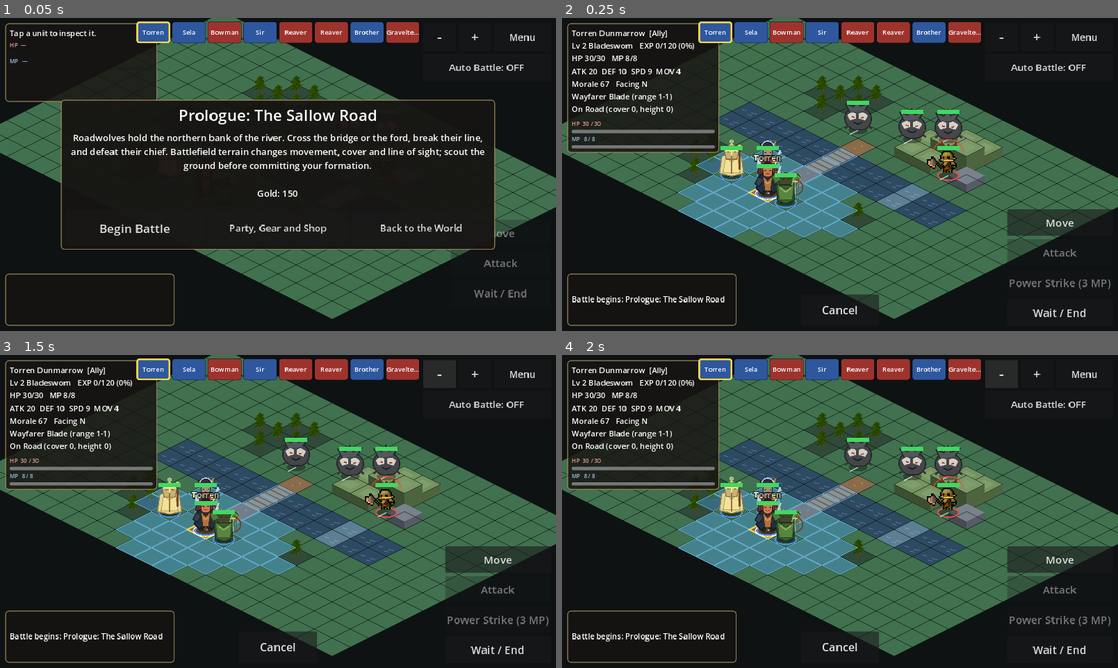
Above: before the commit, frames 1-4 (two rows, left to right).
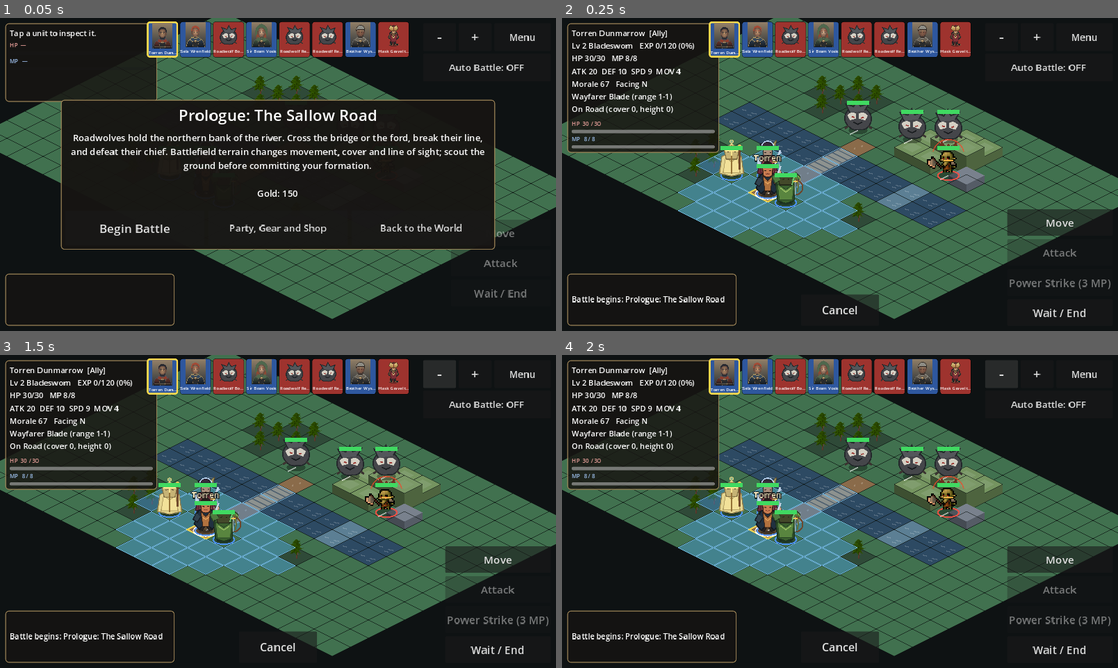
Above: after the commit, the same moments.

Repository: ninjun42215-gif/KindleWake
Game: Godot game, scene res://tests/campaign_continue_lifecycle_test.tscn
The game is run twice, just before and just after one commit, with the same random seed, the same clock (stepped at 60 frames per second) and the same inputs. This scene is started directly instead of the project's main scene.
Inputs:
- Up to frame 1 (0.05 s): no input
- Up to frame 2 (0.25 s): no input
- Up to frame 3 (1.5 s): click "+" at 0.5 s; click "-" at 1.25 s
- Up to frame 4 (2 s): no input

The runs differ from the first frame. In frame 1, 4.3% of the frame differs, in the area x 24-76%, y 1-13%; in frame 2, 4.3%; in frame 3, 4.3%; in frame 4, 4.3%.

Commit message:
Restore landscape creator, add manual stat allocation and portraits for every character (#155)
* Restore landscape, add attribute steppers and assign party portraits

* Restore landscape, add attribute steppers and assign party portraits

* Restore landscape, add attribute steppers and assign party portraits

* Restore landscape, add attribute steppers and assign party portraits

* Restore landscape, add attribute steppers and assign party portraits

* Show remaining attribute points clearly

* Ensure roster and character sheets always display portraits

* Test landscape controls, attribute steppers and party portraits

* Run Android diagnostics in landscape orientation

* Assert every character definition has a portrait asset

* Show character and enemy portraits in battle turn order

Diff:
--- a/Kindlewake/data/characters.json
+++ b/Kindlewake/data/characters.json
@@ -32,7 +32,8 @@
         "mor": 65
       },
       "roster_wave": 1,
-      "loyalty": 72
+      "loyalty": 72,
+      "portrait_id": "torren_redcloak"
     },
     "bram": {
       "name": "Sir Bram Vosk",
@@ -66,7 +67,8 @@
         "mor": 60
       },
       "roster_wave": 1,
-      "loyalty": 84
+      "loyalty": 84,
+      "portrait_id": "auburn_ranger"
     },
     "sela": {
       "name": "Sela Wrenfield",
@@ -100,7 +102,8 @@
         "mor": 55
       },
       "roster_wave": 1,
-      "loyalty": 68
+      "loyalty": 68,
+      "portrait_id": "sunwarden"
     },
     "brother_wystan": {
       "name": "Brother Wystan",
@@ -140,7 +143,8 @@
         "mor": 55
       },
       "roster_wave": 1,
-      "loyalty": 66
+      "loyalty": 66,
+      "portrait_id": "iron_veteran"
     },
     "hask_gravelteeth": {
       "name": "Hask Gravelteeth",
@@ -169,7 +173,8 @@
         "eva": 8,
         "ldr": 12,
         "mor": 70
-      }
+      },
+      "portrait_id": "silver_oracle"
     },
     "roadreaver": {
       "name": "Roadwolf Reaver",
@@ -198,7 +203,8 @@
         "eva": 10,
         "ldr": 4,
         "mor": 50
-      }
+      },
+      "portrait_id": "dusk_rogue"
     },
     "roadbowman": {
       "name": "Roadwolf Bowman",
@@ -227,7 +233,8 @@
         "eva": 14,
         "ldr": 3,
         "mor": 50
-      }
+      },
+      "portrait_id": "shieldmaiden"
     },
     "rootbound_warden": {
       "name": "Rootbound Warden",
@@ -256,7 +263,8 @@
         "eva": 12,
         "ldr": 5,
         "mor": 65
-      }
+      },
+      "portrait_id": "courtier"
     },
     "bell_keeper": {
       "name": "The Bell-Keeper",
@@ -285,7 +293,8 @@
         "eva": 12,
         "ldr": 5,
         "mor": 65
-      }
+      },
+      "portrait_id": "ash_scout"
     },
     "ashen_reeve": {
       "name": "The Ashen Reeve",
@@ -314,7 +323,8 @@
         "eva": 12,
         "ldr": 5,
         "mor": 65
-      }
+      },
+      "portrait_id": "briar_warden"
     },
     "lucan_thorne": {
       "name": "Lucan Thorne",
@@ -351,7 +361,8 @@
         "method": "orrowen_favour",
         "cost": 0,
         "requirements": {}
-      }
+      },
+      "portrait_id": "old_knight"
     },
     "old_brisa": {
       "name": "Old Brisa",
@@ -388,7 +399,8 @@
         "method": "village_quest",
         "cost": 0,
         "requirements": {}
-      }
+      },
+      "portrait_id": "night_scholar"
     },
     "kestrel": {
       "name": "Kestrel",
@@ -425,7 +437,8 @@
         "method": "hidden_location",
         "cost": 0,
         "requirements": {}
-      }
+      },
+      "portrait_id": "auburn_ranger"
     },
     "anselm_pike": {
       "name": "Anselm Pike",
@@ -462,7 +475,8 @@
         "method": "barracks_event",
         "cost": 0,
         "requirements": {}
-      }
+      },
+      "portrait_id": "sunwarden"
     },
     "petra_quill": {
       "name": "Petra Quill",
@@ -499,7 +513,8 @@
         "method": "plague_ward_quest",
         "cost": 0,
         "requirements": {}
-      }
+      },
+      "portrait_id": "iron_veteran"
     },
     "dorian_vask": {
       "name": "Dorian Vask",
@@ -536,7 +551,8 @@
         "method": "negotiation",
         "cost": 0,
         "requirements": {}
-      }
+      },
+      "portrait_id": "silver_oracle"
     },
     "edda_stonehand": {
       "name": "Edda Stonehand",
@@ -577,7 +593,8 @@
             "found_tollhouse"
           ]
         }
-      }
+      },
+      "portrait_id": "dusk_rogue"
     },
     "joss_harrow": {
       "name": "Joss Harrow",
@@ -614,7 +631,8 @@
         "method": "tavern_rumour",
         "cost": 50,
         "requirements": {}
-      }
+      },
+      "portrait_id": "shieldmaiden"
     },
     "isaure_vessmoor": {
       "name": "Lady Isaure Vessmoor",
@@ -655,7 +673,8 @@
             "vessmoor_gate_passed"
           ]
         }
-      }
+      },
+      "portrait_id": "courtier"
     },
     "bram_cullen": {
       "name": "Bram Cullen",
@@ -696,7 +715,8 @@
             "camp_cleared"
           ]
         }
-      }
+      },
+      "portrait_id": "ash_scout"
     },
     "verra_nightsong": {
       "name": "Verra Nightsong",
@@ -737,7 +757,8 @@
             "joss_harrow"
           ]
         }
-      }
+      },
+      "portrait_id": "briar_warden"
     },
     "tomas_wren": {
       "name": "Tomas Wren",
@@ -774,7 +795,8 @@
         "method": "side_quest",
         "cost": 0,
         "requirements": {}
-      }
+      },
+      "portrait_id": "old_knight"
     },
     "orlan_pike": {
       "name": "Orlan Pike",
@@ -815,7 +837,8 @@
             "dungeon_bell_cleared"
           ]
         }
-      }
+      },
+      "portrait_id": "night_scholar"
     },
     "sister_odaly": {
       "name": "Sister Odalys",
@@ -856,7 +879,8 @@
             "dungeon_catacombs_cleared"
           ]
         }
-      }
+      },
+      "portrait_id": "auburn_ranger"
     },
     "willem_roake": {
       "name": "Ser Willem Roake",
@@ -897,7 +921,8 @@
             "isaure_vessmoor"
           ]
         }
-      }
+      },
+      "portrait_id": "sunwarden"
     },
     "ysolde_marrow": {
       "name": "Ysolde Marrow",
@@ -938,7 +963,8 @@
             "verra_nightsong"
           ]
         }
-      }
+      },
+      "portrait_id": "iron_veteran"
     },
     "garrick_holt": {
       "name": "Garrick Holt",
@@ -979,7 +1005,8 @@
             "dungeon_catacombs_cleared"
           ]
         }
-      }
+      },
+      "portrait_id": "silver_oracle"
     },
     "corwin_brennhallow": {
       "name": "Lord Corwin Brennhallow",
@@ -1020,7 +1047,8 @@
             "act_4_unlocked"
           ]
         }
-      }
+      },
+      "portrait_id": "dusk_rogue"
     },
     "seraphine_tarnholt": {
       "name": "Seraphine Tarnholt",
@@ -1061,7 +1089,8 @@
             "act_4_unlocked"
           ]
         }
-      }
+      },
+      "portrait_id": "shieldmaiden"
     },
     "ilyan_voss": {
       "name": "Ilyan Voss",
@@ -1102,7 +1131,8 @@
             "act_4_unlocked"
           ]
         }
-      }
+      },
+      "portrait_id": "courtier"
     },
     "maren_vey": {
       "name": "Maren Vey",
@@ -1169,7 +1199,8 @@
             "trust": -5
           }
         }
-      }
+      },
+      "portrait_id": "ash_scout"
     },
     "reefwarden": {
       "name": "The Reef Warden",
@@ -1198,7 +1229,8 @@
         "eva": 11,
         "ldr": 6,
         "mor": 68
-      }
+      },
+      "portrait_id": "briar_warden"
     },
     "saltcutthroat": {
       "name": "Salt-Cut Cutthroat",
@@ -1227,7 +1259,8 @@
         "eva": 12,
         "ldr": 3,
         "mor": 48
-      }
+      },
+      "portrait_id": "old_knight"
     },
     "saltbow": {
       "name": "Salt-Reef Lookout",
@@ -1256,7 +1289,8 @@
         "eva": 15,
         "ldr": 3,
         "mor": 48
-      }
+      },
+      "portrait_id": "night_scholar"
     },
     "blackwake_captain": {
       "name": "Blackwake Salvage Captain",
@@ -1285,7 +1319,8 @@
         "eva": 13,
         "ldr": 7,
         "mor": 78
-      }
+      },
+      "portrait_id": "auburn_ranger"
     },
     "neris_quell": {
       "name": "Neris Quell",
@@ -1349,7 +1384,8 @@
             "affection": 3
           }
         }
-      }
+      },
+      "portrait_id": "sunwarden"
     },
     "boss_hollow_hart": {
       "name": "The Hollow Hart",
@@ -1378,7 +1414,8 @@
         "eva": 15,
         "ldr": 18,
         "mor": 90
-      }
+      },
+      "portrait_id": "iron_veteran"
     },
     "boss_drowned_crown": {
       "name": "Admiral Veyr, the Drowned Crown",
@@ -1407,7 +1444,8 @@
         "eva": 15,
         "ldr": 18,
         "mor": 90
-      }
+      },
+      "portrait_id": "silver_oracle"
     },
     "boss_ash_regent": {
       "name": "Kharzug the Ash Regent",
@@ -1436,7 +1474,8 @@
         "eva": 15,
         "ldr": 18,
         "mor": 90
-      }
+      },
+      "portrait_id": "dusk_rogue"
     },
     "boss_pale_matriarch": {
       "name": "The Pale Matriarch",
@@ -1465,7 +1504,8 @@
         "eva": 15,
         "ldr": 18,
         "mor": 90
-      }
+      },
+      "portrait_id": "shieldmaiden"
     },
     "boss_briar_sovereign": {
       "name": "The Briar Sovereign",
@@ -1494,7 +1534,8 @@
         "eva": 15,
         "ldr": 18,
         "mor": 90
-      }
+      },
+      "portrait_id": "courtier"
     },
     "boss_star_eater": {
       "name": "The Star-Eater",
@@ -1523,7 +1564,8 @@
         "eva": 15,
         "ldr": 18,
         "mor": 90
-      }
+      },
+      "portrait_id": "ash_scout"
     },
     "boss_last_cantor": {
       "name": "The Last Cantor",
@@ -1552,7 +1594,8 @@
         "eva": 15,
         "ldr": 18,
         "mor": 90
-      }
+      },
+      "portrait_id": "briar_warden"
     },
     "hask_convoy_champion": {
       "name": "Hask Gravelteeth, Roadwolf Captain",
@@ -1583,7 +1626,8 @@
         "eva": 8,
         "ldr": 12,
         "mor": 90
-      }
+      },
+      "portrait_id": "old_knight"
     },
     "ash_bailiff": {
       "name": "The Ash Bailiff",
@@ -1615,7 +1659,8 @@
         "eva": 12,
         "ldr": 15,
         "mor": 90
-      }
+      },
+      "portrait_id": "night_scholar"
     },
     "checkpoint_sergeant": {
       "name": "Writ-Captain Odran Vale",
@@ -1646,7 +1691,8 @@
         "eva": 12,
         "ldr": 11,
         "mor": 75
-      }
+      },
+      "portrait_id": "auburn_ranger"
     },
     "river_marshal": {
       "name": "River Marshal Edrik Vane",
@@ -1678,7 +1724,8 @@
         "ldr": 11,
         "mor": 82
       },
-      "loyalty": 0
+      "loyalty": 0,
+      "portrait_id": "sunwarden"
     },
     "quillon_warden": {
       "name": "Quillon Warden",
@@ -1709,7 +1756,8 @@
         "eva": 14,
         "ldr": 15,
         "mor": 90
-      }
+      },
+      "portrait_id": "iron_veteran"
     }
   }
 }
--- a/Kindlewake/project.godot
+++ b/Kindlewake/project.godot
@@ -22,7 +22,7 @@
 window/size/viewport_height=720
 window/stretch/mode="canvas_items"
 window/stretch/aspect="expand"
-window/handheld/orientation=1
+window/handheld/orientation=0
 
 [input_devices]
 
--- a/Kindlewake/scripts/core/character_sheet.gd
+++ b/Kindlewake/scripts/core/character_sheet.gd
@@ -50,7 +50,7 @@
     s.character_id = char_id
     s.display_name = str(def.get("name", char_id))
     var creation: Dictionary = def.get("creation", {})
-    s.portrait_id = str(creation.get("portrait_id", ""))
+    s.portrait_id = str(creation.get("portrait_id", def.get("portrait_id", "")))
     s.appearance = creation.duplicate(true)
     s.house = str(def.get("house", ""))
     s.class_id = str(def.get("class_id", ""))
--- a/Kindlewake/scripts/ui/battle_scene.gd
+++ b/Kindlewake/scripts/ui/battle_scene.gd
@@ -1873,6 +1873,32 @@
     return "\n".join(PackedStringArray(lines)).strip_edges()
 
 
+## Resolve a real portrait for the turn-order strip. Allies use their selected character portrait;
+## enemies use their own species/archetype cell from the original character atlas.
+func _timeline_portrait(u: BattleUnitScript) -> Texture2D:
+    if u.team == "player" and u.portrait_id != "":
+        var portrait_path := "res://assets/art/portraits/%s.svg" % u.portrait_id
+        if ResourceLoader.exists(portrait_path):
+            var portrait := load(portrait_path) as Texture2D
+            if portrait != null:
+                return portrait
+    var archetype: String
+    if u.team == "enemy":
+        archetype = Art.character_for_enemy(u.character_id, u.display_name)
+    else:
+        archetype = Art.character_for_npc(u.display_name, u.class_id)
+    if not Art.CHARACTER_CELLS.has(archetype):
+        archetype = "guard" if u.team == "player" else "rogue"
+    var cell: Vector2i = Art.CHARACTER_CELLS[archetype]
+    var atlas := load(Art.CHARACTER_ATLAS_PATH) as Texture2D
+    if atlas == null:
+        return null
+    var portrait := AtlasTexture.new()
+    portrait.atlas = atlas
+    portrait.region = Rect2(Vector2(cell.x * 128, cell.y * 160), Vector2(128, 160))
+    return portrait
+
+
 func _refresh_timeline() -> void:
     for child in timeline_box.get_children():
         timeline_box.remove_child(child)
@@ -1888,15 +1914,31 @@
         sb.border_color = Color(1.0, 0.86, 0.3) if first else Color(0, 0, 0, 0.6)
         sb.set_corner_radius_all(6)
         panel.add_theme_stylebox_override("panel", sb)
-        panel.custom_minimum_size = Vector2(78, 50)
+        panel.custom_minimum_size = Vector2(72, 82)
         panel.mouse_filter = Control.MOUSE_FILTER_IGNORE
+        var stack := VBoxContainer.new()
+        stack.add_theme_constant_override("separation", 2)
+        stack.mouse_filter = Control.MOUSE_FILTER_IGNORE
+        var portrait := TextureRect.new()
+        portrait.texture = _timeline_portrait(u)
+        portrait.custom_minimum_size = Vector2(58, 58)
+        portrait.expand_mode = TextureRect.EXPAND_IGNORE_SIZE
+        portrait.stretch_mode = TextureRect.STRETCH_KEEP_ASPECT_CENTERED
+        portrait.size_flags_horizontal = Control.SIZE_SHRINK_CENTER
+        portrait.tooltip_text = u.display_name
+        portrait.mouse_filter = Control.MOUSE_FILTER_IGNORE
+        stack.add_child(portrait)
         var lbl := Label.new()
-        lbl.text = _short_name(u)
+        lbl.text = u.display_name
         lbl.horizontal_alignment = HORIZONTAL_ALIGNMENT_CENTER
         lbl.clip_text = true
         lbl.text_overrun_behavior = TextServer.OVERRUN_TRIM_ELLIPSIS
-        lbl.add_theme_font_size_override("font_size", 15)
+        lbl.add_theme_font_size_override("font_size", 10)
         lbl.vertical_alignment = VERTICAL_ALIGNMENT_CENTER
-        panel.add_child(lbl)
+        lbl.custom_minimum_size = Vector2(64, 14)
+        lbl.tooltip_text = u.display_name
+        stack.add_child(lbl)
+        panel.add_child(stack)
+        panel.tooltip_text = "Next: %s (%s)" % [u.display_name, "Ally" if u.team == "player" else "Enemy"]
         timeline_box.add_child(panel)
         first = false
--- a/Kindlewake/scripts/ui/character_creator.gd
+++ b/Kindlewake/scripts/ui/character_creator.gd
@@ -20,7 +20,8 @@
 var weapon_option: Button
 var choice_popups: Dictionary = {}
 var allocation_labels: Dictionary = {}
-var allocation_sliders: Dictionary = {}
+var allocation_plus_buttons: Dictionary = {}
+var allocation_minus_buttons: Dictionary = {}
 var allocation_total_label: Label
 var compact_preview_summary := false
 
@@ -461,29 +462,50 @@
     for stat in ["str", "dex", "int", "vit", "spd", "lck"]:
         var row := HBoxContainer.new()
         row.add_theme_constant_override("separation", 8)
+        row.custom_minimum_size = Vector2(0, 48)
         parent.add_child(row)
         var caption := Label.new()
         caption.text = stat.to_upper()
-        caption.custom_minimum_size = Vector2(48, 0)
+        caption.custom_minimum_size = Vector2(52, 0)
+        caption.vertical_alignment = VERTICAL_ALIGNMENT_CENTER
         row.add_child(caption)
-        var slider := HSlider.new()
-        slider.min_value = 0
-        slider.max_value = 5
-        slider.step = 1
-        slider.size_flags_horizontal = Control.SIZE_EXPAND_FILL
-        slider.value = int(allocation.get(stat, 0))
-        row.add_child(slider)
+        var minus := _make_button("−", 0)
+        minus.custom_minimum_size = Vector2(54, 46)
+        minus.pressed.connect(_adjust_stat_allocation.bind(stat, -1))
+        row.add_child(minus)
         var value_label := Label.new()
-        value_label.custom_minimum_size = Vector2(24, 0)
-        value_label.text = str(int(slider.value))
+        value_label.custom_minimum_size = Vector2(42, 0)
+        value_label.horizontal_alignment = HORIZONTAL_ALIGNMENT_CENTER
+        value_label.vertical_alignment = VERTICAL_ALIGNMENT_CENTER
+        value_label.add_theme_font_size_override("font_size", 20)
+        value_label.text = str(int(allocation.get(stat, 0)))
         row.add_child(value_label)
+        var plus := _make_button("+", 0)
+        plus.custom_minimum_size = Vector2(54, 46)
+        plus.pressed.connect(_adjust_stat_allocation.bind(stat, 1))
+        row.add_child(plus)
         allocation_labels[stat] = value_label
-        allocation_sliders[stat] = slider
-        slider.value_changed.connect(_on_stat_allocation_changed.bind(stat))
+        allocation_plus_buttons[stat] = plus
+        allocation_minus_buttons[stat] = minus
     allocation_total_label = Label.new()
     allocation_total_label.add_theme_color_override("font_color", Color("#b8c2cc"))
+    allocation_total_label.add_theme_font_size_override("font_size", 16)
     parent.add_child(allocation_total_label)
     _refresh_allocation_total()
+
+
+func _adjust_stat_allocation(stat: String, delta: int) -> void:
+    var allocation: Dictionary = profile.get("stat_allocation", {})
+    var current := int(allocation.get(stat, 0))
+    var budget := int(config.get("stat_points", 8))
+    var spent := 0
+    for key in ["str", "dex", "int", "vit", "spd", "lck"]:
+        spent += int(allocation.get(key, 0))
+    if delta > 0 and (current >= 5 or spent >= budget):
+        return
+    if delta < 0 and current <= 0:
+        return
+    _on_stat_allocation_changed(float(current + delta), stat)
 
 
 func _on_stat_allocation_changed(value: float, stat: String) -> void:
@@ -496,15 +518,10 @@
     var allowed_value := clampi(int(value), 0, mini(5, maxi(0, budget - spent_elsewhere)))
     allocation[stat] = allowed_value
     profile["stat_allocation"] = allocation
-    if allocation_sliders.has(stat):
-        var slider: HSlider = allocation_sliders[stat]
-        if int(slider.value) != allowed_value:
-            slider.set_value_no_signal(float(allowed_value))
     if allocation_labels.has(stat):
         (allocation_labels[stat] as Label).text = str(allowed_value)
     _refresh_allocation_total()
     _refresh_preview()
-
 
 func _refresh_allocation_total() -> void:
     if allocation_total_label == null:
@@ -514,7 +531,7 @@
     for stat in ["str", "dex", "int", "vit", "spd", "lck"]:
         spent += int(allocation.get(stat, 0))
     var total := int(config.get("stat_points", 8))
-    allocation_total_label.text = "Attribute points: %d / %d" % [spent, total]
+    allocation_total_label.text = "Points remaining: %d / %d   •   Allocated: %d" % [total - spent, total, spent]
     allocation_total_label.add_theme_color_override("font_color", Color("#a8c7a0") if spent == total else Color("#e6a18f"))
 
 
--- a/Kindlewake/scripts/ui/party_screen.gd
+++ b/Kindlewake/scripts/ui/party_screen.gd
@@ -298,10 +298,21 @@
     return p
 
 
-func _portrait_texture(portrait_id: String) -> Texture2D:
-    if portrait_id == "":
+func _portrait_texture(portrait_id: String, character_id: String = "") -> Texture2D:
+    var resolved_id := portrait_id
+    # Old campaign saves may predate portrait metadata. Give those members a
+    # stable portrait based on their character ID instead of a blank level badge.
+    if resolved_id == "":
+        var fallback_ids: Array[String] = [
+            "auburn_ranger", "sunwarden", "iron_veteran", "silver_oracle",
+            "dusk_rogue", "shieldmaiden", "courtier", "ash_scout",
+            "briar_warden", "old_knight", "night_scholar"
+        ]
+        if not fallback_ids.is_empty():
+            resolved_id = fallback_ids[absi(character_id.hash()) % fallback_ids.size()]
+    if resolved_id == "":
         return null
-    var path := "res://assets/art/portraits/%s.svg" % portrait_id
+    var path := "res://assets/art/portraits/%s.svg" % resolved_id
     if not ResourceLoader.exists(path):
         return null
     return load(path) as Texture2D
@@ -498,7 +509,7 @@
         var cbox: VBoxContainer = cp[1]
         var row := HBoxContainer.new()
         row.add_theme_constant_override("separation", 10)
-        var portrait := _portrait_texture(sh.portrait_id)
+        var portrait := _portrait_texture(sh.portrait_id, sh.character_id)
         if portrait != null:
             var avatar := TextureRect.new()
             avatar.texture = portrait
@@ -568,7 +579,7 @@
     head.add_child(title)
     head.add_child(_button(">", _on_step.bind(1), Vector2(52, 52), 26))
     box.add_child(head)
-    var hero_portrait := _portrait_texture(sh.portrait_id)
+    var hero_portrait := _portrait_texture(sh.portrait_id, sh.character_id)
     if hero_portrait != null:
         var portrait_frame := PanelContainer.new()
         portrait_frame.size_flags_horizontal = Control.SIZE_SHRINK_CENTER
--- a/Kindlewake/tests/title_creator_ui_test.gd
+++ b/Kindlewake/tests/title_creator_ui_test.gd
@@ -42,11 +42,12 @@
     await get_tree().process_frame
 
     _check(creator.is_inside_tree(), "character creator enters the scene tree")
-    _check(int(ProjectSettings.get_setting("display/window/handheld/orientation", 0)) == 1,
-        "Android project orientation is locked to portrait for the phone-first interface")
+    _check(int(ProjectSettings.get_setting("display/window/handheld/orientation", 0)) == 0,
+        "Android project orientation remains landscape")
     _check(creator.preview != null and is_instance_valid(creator.preview), "creator builds its live portrait preview")
     _check(creator.name_input != null and creator.confirm_button != null, "creator builds identity input and confirmation action")
-    _check(creator.allocation_sliders.size() == 6, "creator builds all six attribute allocation controls")
+    _check(creator.allocation_plus_buttons.size() == 6 and creator.allocation_minus_buttons.size() == 6,
+        "creator builds plus and minus controls for all six attributes")
     _check(creator.presentation_buttons.size() == 3, "creator exposes all presentation radio choices")
     _check(creator.portrait_buttons.size() == 12, "creator exposes the complete twelve-portrait gallery")
     var all_portraits_load := true
@@ -55,6 +56,14 @@
         if not ResourceLoader.exists(portrait_path) or load(portrait_path) == null:
             all_portraits_load = false
     _check(all_portraits_load, "all twelve portrait assets load as Godot textures")
+    var every_character_has_portrait := true
+    for character_id in GameData.characters.keys():
+        var character: Dictionary = GameData.characters[character_id]
+        var portrait_id := str(character.get("portrait_id", ""))
+        var portrait_path := "res://assets/art/portraits/%s.svg" % portrait_id
+        if portrait_id == "" or not ResourceLoader.exists(portrait_path):
+            every_character_has_portrait = false
+    _check(every_character_has_portrait, "every character definition has an assigned portrait asset")
     if creator.portrait_buttons.has("auburn_ranger"):
         creator._on_portrait_button_toggled(true, "auburn_ranger")
         _check(str(creator.profile.get("portrait_id", "")) == "auburn_ranger",
@@ -85,12 +94,19 @@
             _check(choice_button.text.begins_with(expected_label), field + " selector displays the chosen value")
         else:
             _check(false, field + " exposes at least two selectable options")
-    creator._on_stat_allocation_changed(5.0, "str")
+    var before_plus := int(creator.profile.get("stat_allocation", {}).get("str", 0))
+    creator._adjust_stat_allocation("str", -1)
+    _check(int(creator.profile.get("stat_allocation", {}).get("str", 0)) == before_plus - 1,
+        "minus button refunds one attribute point")
+    creator._adjust_stat_allocation("str", 1)
+    _check(int(creator.profile.get("stat_allocation", {}).get("str", 0)) == before_plus,
+        "plus button allocates one attribute point")
+    creator._adjust_stat_allocation("str", 5)
     var allocated_after_clamp := 0
     for stat in ["str", "dex", "int", "vit", "spd", "lck"]:
         allocated_after_clamp += int(creator.profile.get("stat_allocation", {}).get(stat, 0))
     _check(allocated_after_clamp <= int(GameData.character_creation.get("stat_points", 8)),
-        "attribute sliders cannot overspend the starting point budget")
+        "plus and minus allocation controls cannot overspend the starting point budget")
     _check(creator.confirm_button != null and not creator.confirm_button.disabled, "valid default profile enables Begin Chronicle")
 
     var emitted_profiles: Array = []
@@ -112,6 +128,13 @@
         _check(str(protagonist_def.get("creation", {}).get("portrait_id", "")) == "torren_redcloak",
             "battle-ready protagonist definition carries the selected portrait identity")
         _check(sheet.portrait_id == "torren_redcloak", "the protagonist character sheet receives the selected portrait")
+        var party := PartyState.new_game(GameData.start, GameData.characters, protagonist_def)
+        var every_party_member_has_portrait := true
+        for member_id in party.roster:
+            var member_sheet = party.sheet(member_id)
+            if member_sheet == null or member_sheet.portrait_id == "" or not ResourceLoader.exists("res://assets/art/portraits/%s.svg" % member_sheet.portrait_id):
+                every_party_member_has_portrait = false
+        _check(every_party_member_has_portrait, "every starting party member receives a loadable portrait")
         var restored_sheet = CharacterSheet.from_dict(sheet.to_dict())
         _check(restored_sheet.portrait_id == "torren_redcloak", "the selected portrait survives character save serialization")
 
